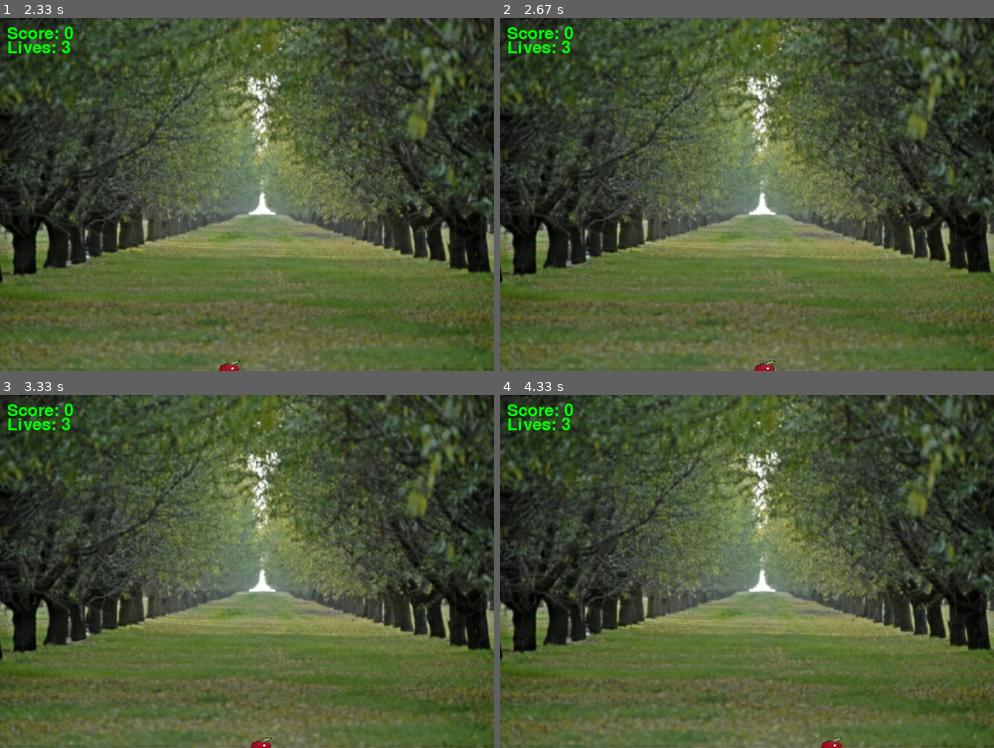
Above: before the commit, frames 1-4 (two rows, left to right).
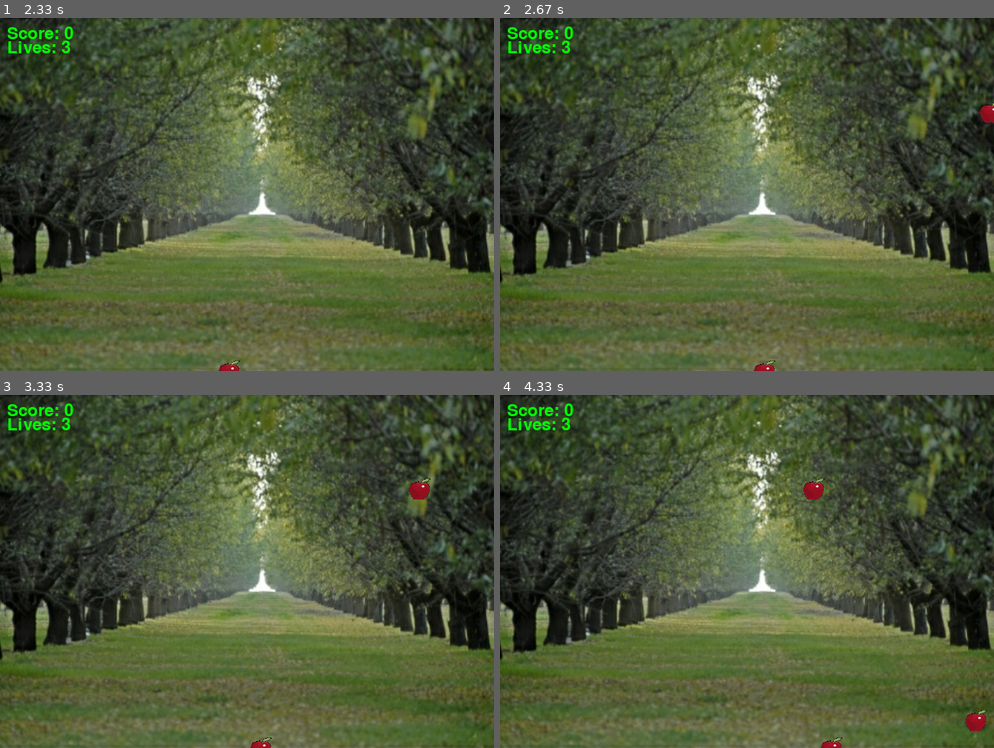
Above: after the commit, the same moments.

Repository: MrVanD/Pygame-Modules
Game: pygame game, started from main.py
The game is run twice, just before and just after one commit, with the same random seed, the same clock (stepped at 60 frames per second) and the same inputs.
Inputs:
- Up to frame 1 (2.33 s): hold Right 0.33-0.8 s; hold Right 0.83-1.3 s; hold Left 1.33-1.87 s; hold Left 1.9-2.3 s
- Up to frame 2 (2.67 s): hold Right from 2.33 s (still down)
- Up to frame 3 (3.33 s): release Right at 2.97 s; hold Left from 3 s (still down)
- Up to frame 4 (4.33 s): release Left at 3.47 s; hold Right 3.5-3.97 s; hold Right from 4 s (still down)

Frame 1 is identical in both runs. In frame 2, 0.1% of the frame differs, in the area x 97-100%, y 24-30%; in frame 3, 0.2%; in frame 4, 0.4%, in the area x 61-99%, y 23-96%.

Commit message:
Changed apple direction. made apple flappy bird.

Diff:
--- a/main.py
+++ b/main.py
@@ -43,19 +43,19 @@
         self.image.set_colorkey(BLACK)
 
         self.rect = self.image.get_rect()
-        self.rect.x = random.randint(0,670)
-        self.rect.y = 0
+        self.rect.x = WIDTH
+        self.rect.y = random.randint(0,HEIGHT)
 
     def setImage(self, graphicSelected):
         fallingObjectImage = pygame.image.load(graphicSelected)
         self.image.blit(fallingObjectImage,(0,0))
 
     def moveFallingObjects(self, distance):
-        if self.rect.y <= 470:
-            self.rect.y = self.rect.y + distance
+        if self.rect.x <= WIDTH:
+            self.rect.x = self.rect.x - distance
 
     def deleteFallingObjects(self, oldscore):
-        if self.rect.y > 470:
+        if self.rect.x < 0:
             self.kill()
             newscore = oldscore + 1
             return newscore
@@ -106,7 +106,7 @@
 
 jump = 0
 
-jump_distance = -50
+jump_distance = -10
 
 grav = 2
 
@@ -140,20 +140,18 @@
             jump = 0
 
     # Update sprites here
-    """
+
     if pygame.time.get_ticks() > nextApple:
         nextObject = FallingObject()
         nextObject.setImage("Apple.png")
         allFallingObjects.add(nextObject)
         nextApple = pygame.time.get_ticks() + 1500
-        difficulty = difficulty + 1
-
 
     for eachObject in (allFallingObjects.sprites()):
-        eachObject.moveFallingObjects(5+difficulty)
+        eachObject.moveFallingObjects(5)
 
         score = eachObject.deleteFallingObjects(score)
-    """
+
 
     character.moveCharacter(movement)
     if jump == 0:
